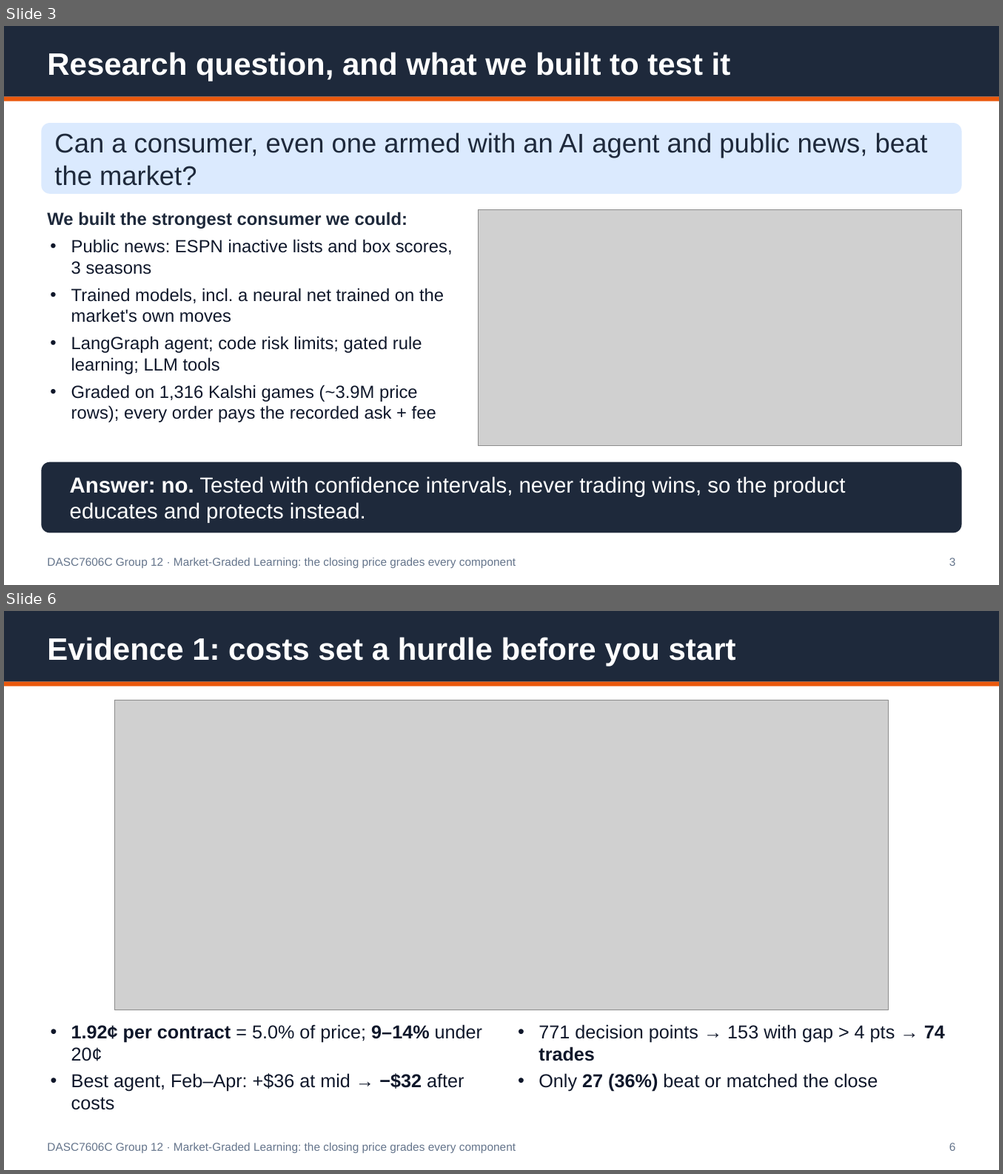
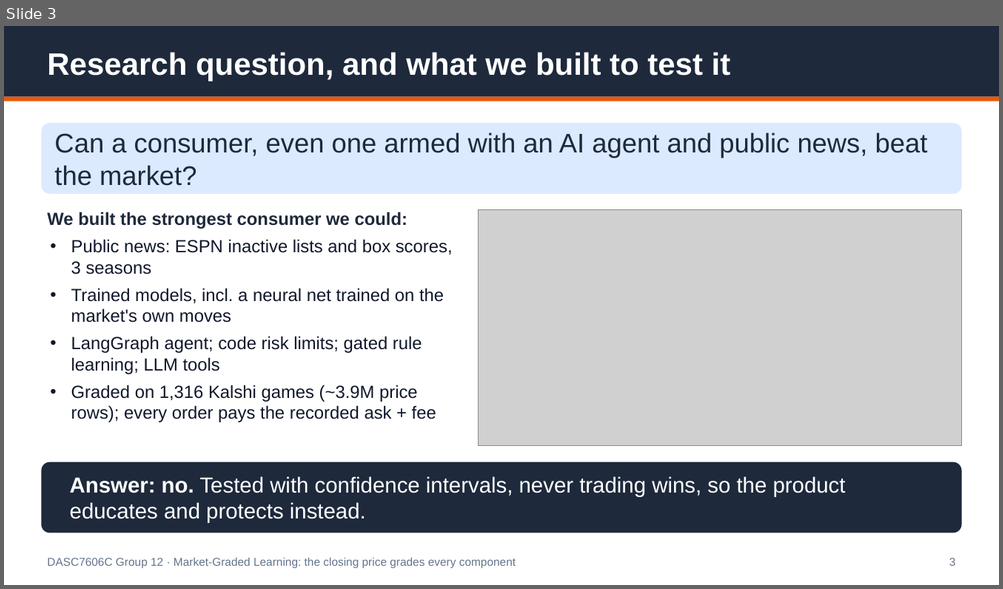
Before and after one commit to Michaelyzr/nba-agent, a slide deck: presentation/nba_agent_deck.pptx. Shown one above the other, each under a label of ours: slides 3 and 6 before the commit, slide 3 after it; the slides between them are not shown. The pictures are 1003x1174 and 1003x589 pixels, drawn with LibreOffice and Linux fonts; fonts in the diff are those of the drawing; grey boxes stand for pictures. Boxes give left, top, right and bottom in pixels: in the first picture for what was removed or moved away, otherwise in the second. Text is boxed around its words. In the diff, an @@ line names an element or a change of style, - is before the commit and + after.

```diff
--- a/presentation/nba_agent_deck.pptx
+++ b/presentation/nba_agent_deck.pptx
@@ slide 6 removed at (x1=4, y1=611, x2=999, y2=1170), background #FFFFFF @@
@@ rectangle removed at (x1=4, y1=611, x2=999, y2=682) @@
@@ text removed at (x1=47, y1=637, x2=736, y2=667) @@
-Evidence 1: costs set a hurdle before you start
@@ rectangle removed at (x1=4, y1=682, x2=999, y2=686) @@
@@ picture removed at (x1=114, y1=701, x2=889, y2=1010) @@
@@ text removed at (x1=71, y1=1025, x2=482, y2=1111) @@
-• 1.92¢ per contract = 5.0% of price; 9–14% under 20¢
-• Best agent, Feb–Apr: +$36 at mid → −$32 after costs
@@ text removed at (x1=538, y1=1025, x2=945, y2=1092) @@
-• 771 decision points → 153 with gap > 4 pts → 74 trades
-• Only 27 (36%) beat or matched the close
@@ text removed at (x1=47, y1=1143, x2=515, y2=1153) @@
-DASC7606C Group 12 · Market-Graded Learning: the closing price grades every component
@@ text removed at (x1=949, y1=1143, x2=956, y2=1151) @@
-6
```
Also in this commit, not shown: 6 slides changed, 1 slide added, 5 other files.
